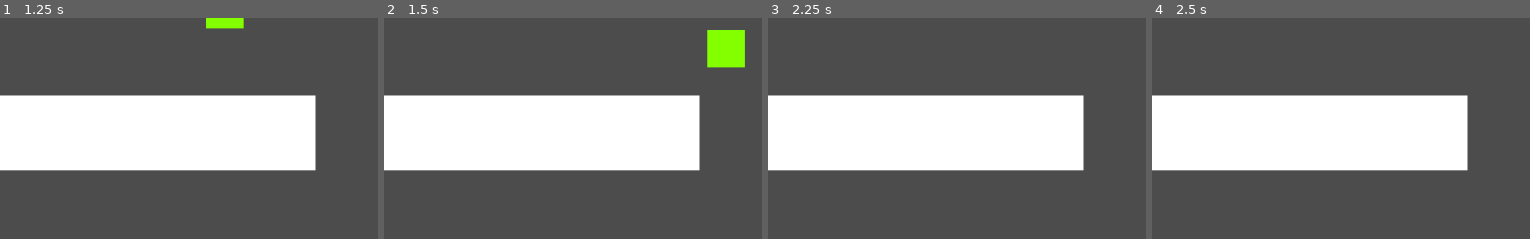
Above: before the commit, frames 1-4 (left to right).
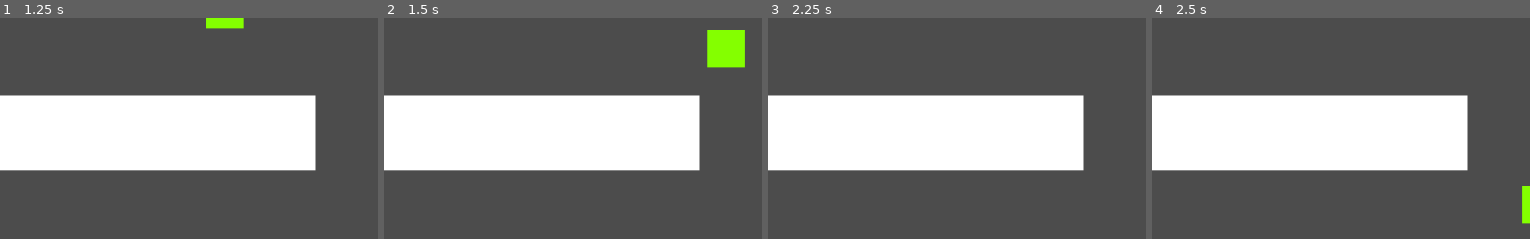
Above: after the commit, the same moments.

Repository: Robo0890/Bread-Game
Game: Godot game, scene res://Levels/Level 1.tscn
Same seed, same stepped clock (60 frames per second), same inputs: the game is played once before the commit and once after it. The project has no main scene, so this scene is started directly.
Inputs:
- Up to frame 1 (1.25 s): tap Enter (ui_accept) at 0.5 s; hold D (PlayerRight) from 0.53 s (still down); tap Space (PlayerJump) at 0.77 s
- Up to frame 2 (1.5 s): keep holding D (PlayerRight)
- Up to frame 3 (2.25 s): tap Space (PlayerJump) at 1.52 s; tap Enter (ui_accept) at 2 s; release D (PlayerRight) at 2.03 s; hold A (PlayerLeft) from 2.03 s (still down)
- Up to frame 4 (2.5 s): keep holding A (PlayerLeft)
The pictures show only the part of the screen within x 50-100%, y 50-100%; the shares and areas given below are measured in that part.

Frames 1-3 are identical in both runs. In frame 4, 0.4% of the frame differs, in the area x 97-100%, y 76-94%.

Commit message:
Update Player.gd

Diff:
--- a/Scripts/Player.gd
+++ b/Scripts/Player.gd
@@ -19,8 +19,8 @@
 		else:
 			movement.x = -speed
 
-	if Input.is_action_just_released("PlayerLeft") or Input.is_action_just_released("PlayerRight"):
-		movement.x = 0
+	if Input.is_action_just_released("PlayerLeft"):
+		movement.x = lerp(movement.x,0,.01)
 
 	if Input.is_action_pressed("PlayerRight"):
 		if Input.is_action_pressed("PlayerLeft"):
